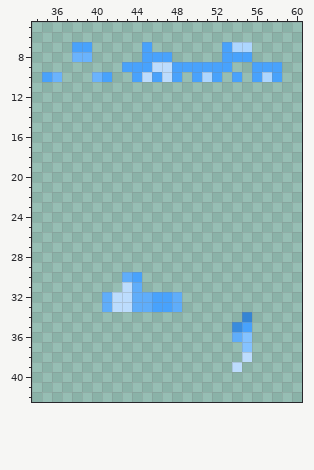
Edited in one commit: pixel-art sprite (src/main/resources/assets/crc/textures/hand/cyborgarm_glowing.png). The picture above is the old version.
The file is 64x64 pixels. Shown: x 34..60, y 5..42.
After the commit:
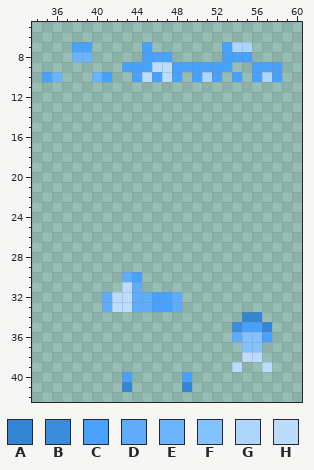
Palette (. is transparent): A #3585d5  B #398cde  C #48a2fc  D #5fadfa  E #6ab3fd  F #84c2ff  G #add6ff  H #bcdcfd
Changes in this commit:
Colour A is added in row 34 at x 56; in row 35 at x 57; in row 41 at x 43 and 49.
Colour C is added in row 35 at x 56; in row 36 at x 57; in row 40 at x 43 and 49.
Colour F is added in rows 36 to 37 at x 56.
Colour H is added in row 38 at x 56; in row 39 at x 57.
Pixel boxes of the changes (left, top, right, bottom) in both pictures:
added: (252, 312, 272, 372)
added: (122, 372, 132, 392)
added: (182, 372, 192, 392)
